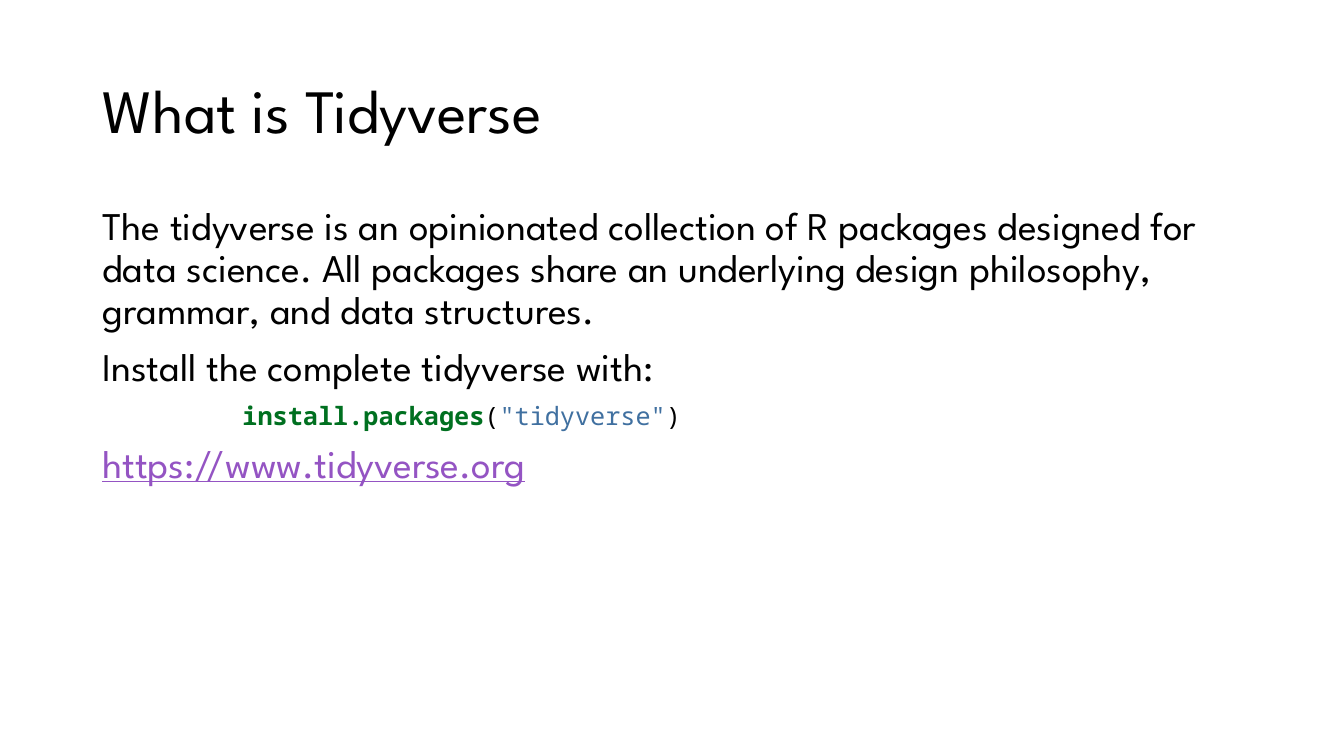
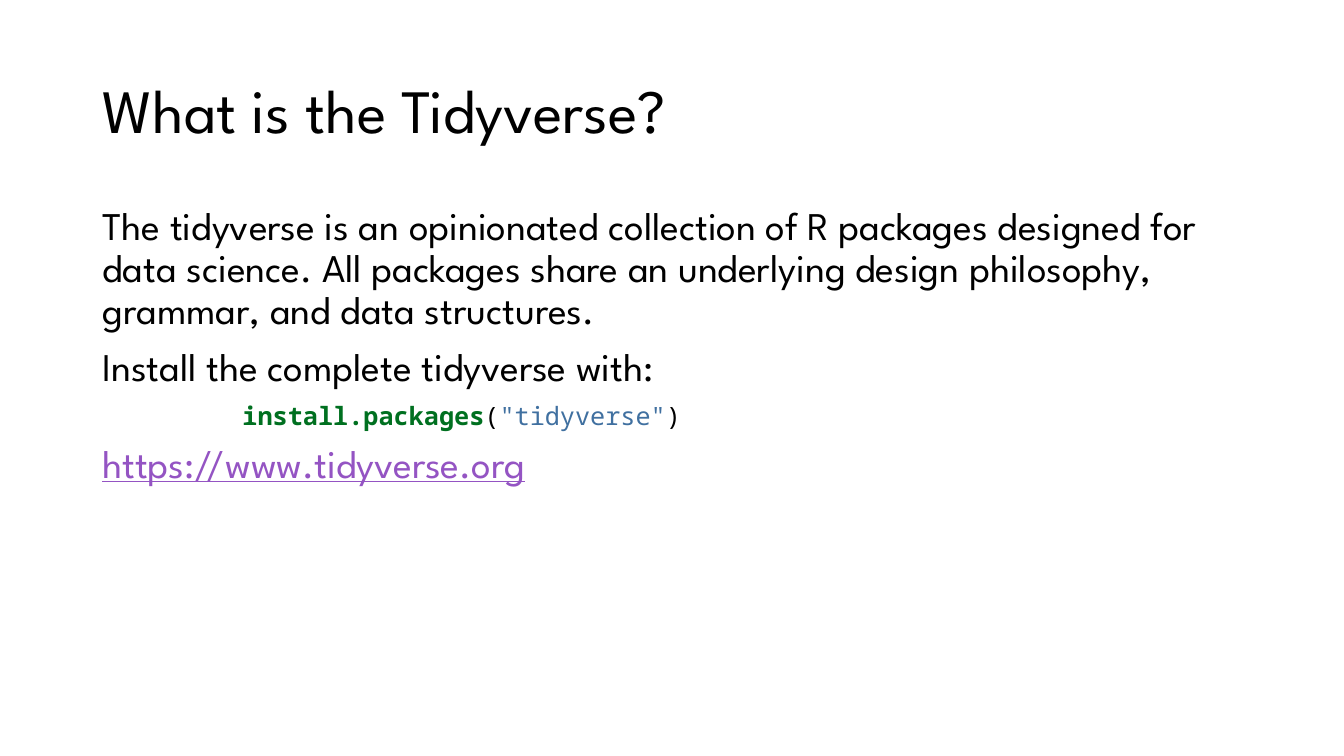
Before and after one commit to awalsh17/datacleaning_workshop, a slide deck: slide 6 of slides/0_workshop_opening.pptx. Drawn at 1344x756 pixels with LibreOffice and Linux fonts; fonts in the diff are those of the drawing; background and template pictures are left out. Boxes give left, top, right and bottom in pixels: in the first picture for what was removed or moved away, otherwise in the second. Text is boxed around its words. In the diff, an @@ line names an element or a change of style, - is before the commit and + after.

```diff
--- a/slides/0_workshop_opening.pptx
+++ b/slides/0_workshop_opening.pptx
@@ title at [102, 90, 666, 146]: text changed @@
-What is Tidyverse
+What is the Tidyverse?
```
Also in this commit, not shown: 4 other slides changed, 2 slides added, 3 slides removed, 9 other files.
